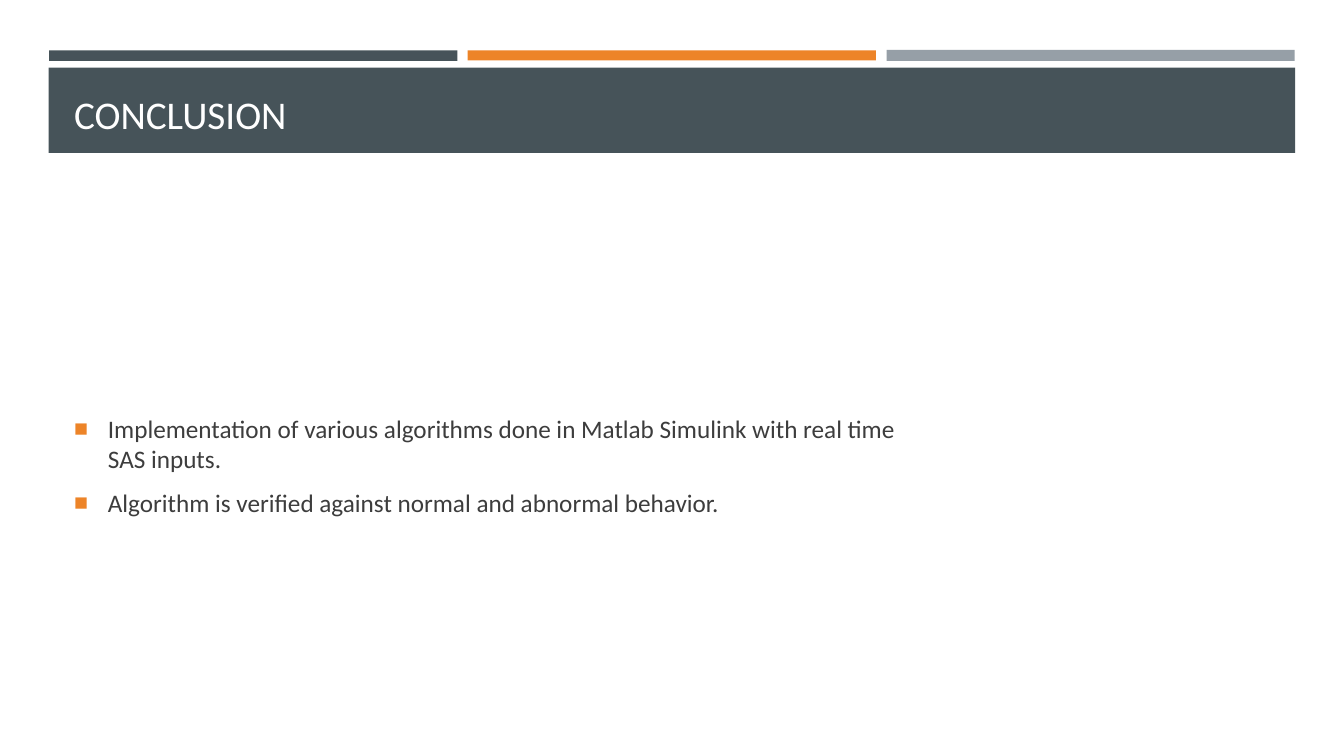
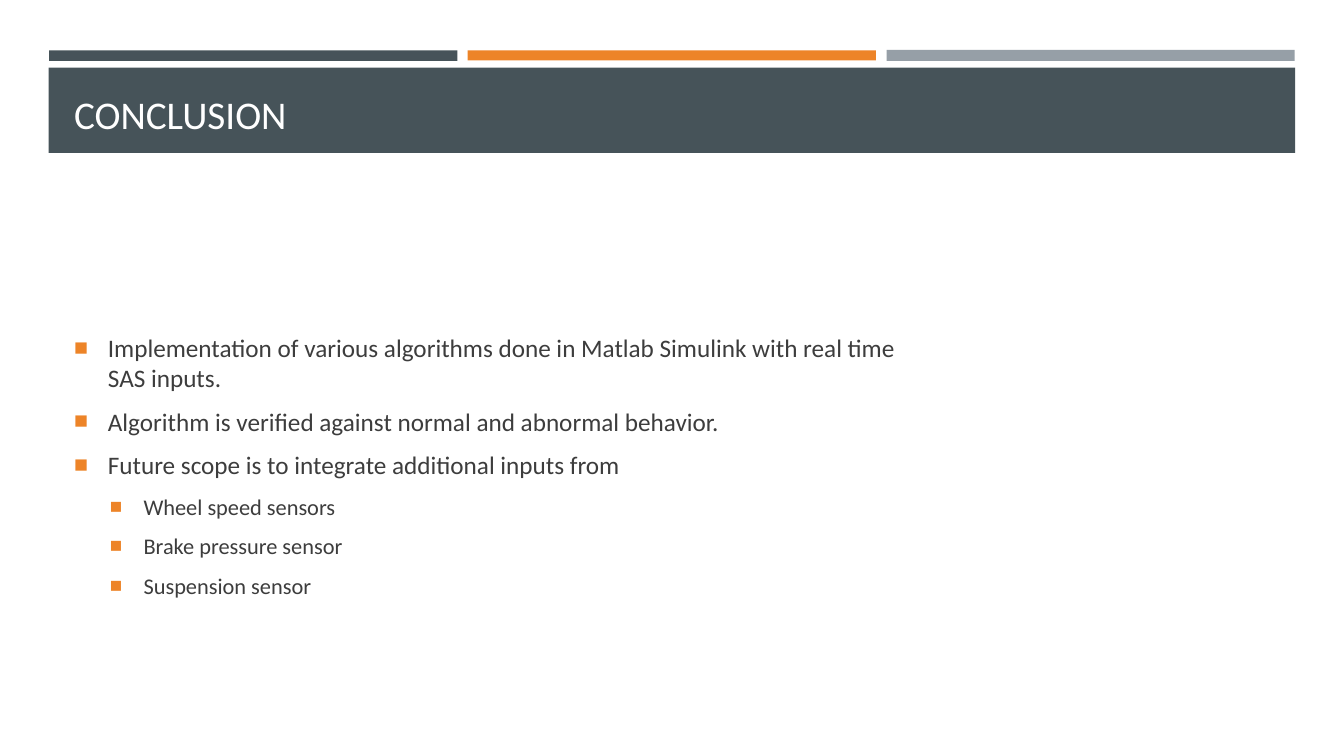
Before and after one commit to xaviervinu/mtechproject, a slide deck: slide 13 of doc/Vinu_Xavier_16MPD0024_Status_03.pptx (slide 12 before the commit). Drawn at 1344x756 pixels with LibreOffice and Linux fonts; fonts in the diff are those of the drawing. Boxes give left, top, right and bottom in pixels: in the first picture for what was removed or moved away, otherwise in the second. Text is boxed around its words. In the diff, an @@ line names an element or a change of style, - is before the commit and + after.

Commit message:
presentation

```diff
--- a/doc/Vinu_Xavier_16MPD0024_Status_03.pptx
+++ b/doc/Vinu_Xavier_16MPD0024_Status_03.pptx
@@ text at [108, 456, 619, 598]: paragraphs added @@
+■ Future scope is to integrate additional inputs from
+  ■ Wheel speed sensors
+  ■ Brake pressure sensor
+  ■ Suspension sensor
```
Also in this commit, not shown: 1 slide added.
